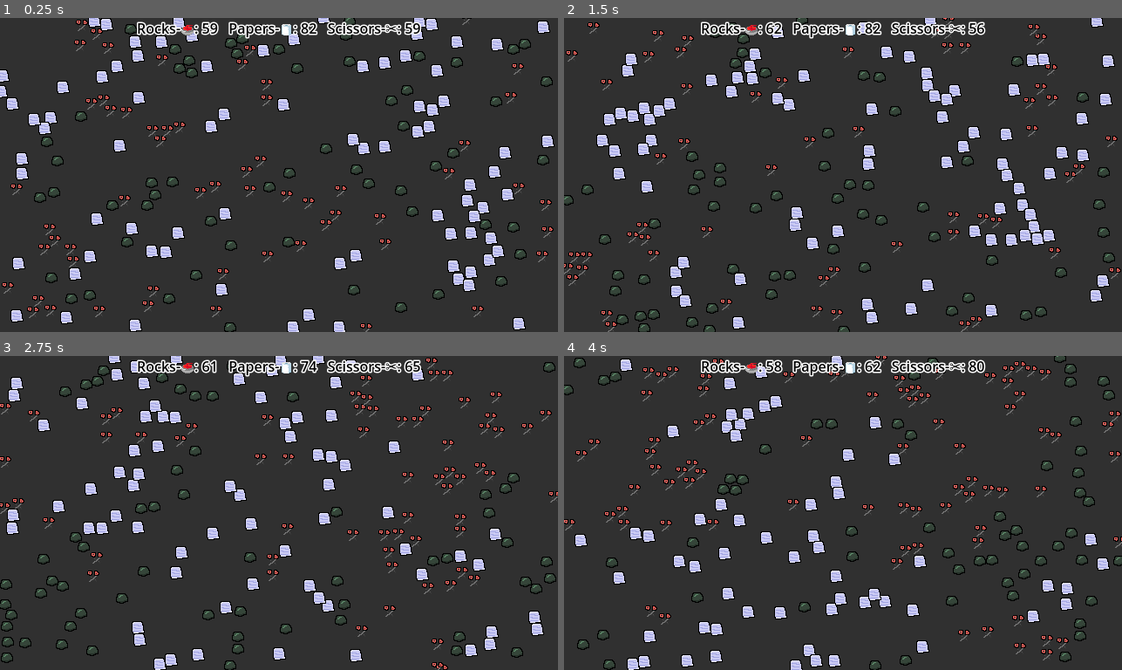
Above: before the commit, frames 1-4 (two rows, left to right).
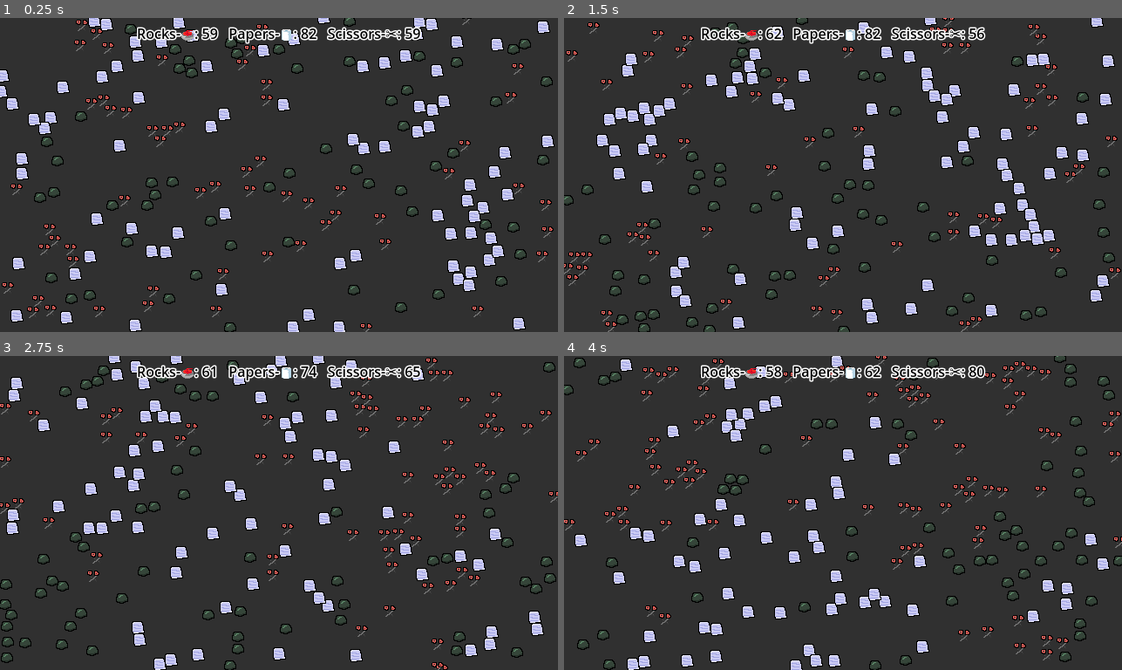
Above: after the commit, the same moments.

Repository: HiddenKendo/Godot-RPS
Game: Godot game, scene res://main.tscn
Two runs of this game, one before a commit and one after it. Both use one fixed random seed, a clock stepped at 60 frames per second and the inputs below. Sound files missing from this copy of the repository are replaced by a short silence.
Inputs:
- Up to frame 1 (0.25 s): no input
- Up to frame 2 (1.5 s): no input
- Up to frame 3 (2.75 s): no input
- Up to frame 4 (4 s): no input

The runs differ from the first frame. In frame 1, 2.0% of the frame differs, in the area x 24-76%, y 1-9%; in frame 2, 2.0%; in frame 3, 1.9%; in frame 4, 2.0%.

Commit message:
amount label FR

Diff:
--- a/main.tscn
+++ b/main.tscn
@@ -31,9 +31,10 @@
 anchors_preset = 5
 anchor_left = 0.5
 anchor_right = 0.5
-offset_left = -20.0
-offset_right = 20.0
-offset_bottom = 23.0
+offset_left = -30.5
+offset_top = 6.0
+offset_right = 30.5
+offset_bottom = 29.0
 grow_horizontal = 2
 theme_override_colors/font_color = Color(0, 0, 0, 1)
 theme_override_colors/font_outline_color = Color(1, 1, 1, 1)
